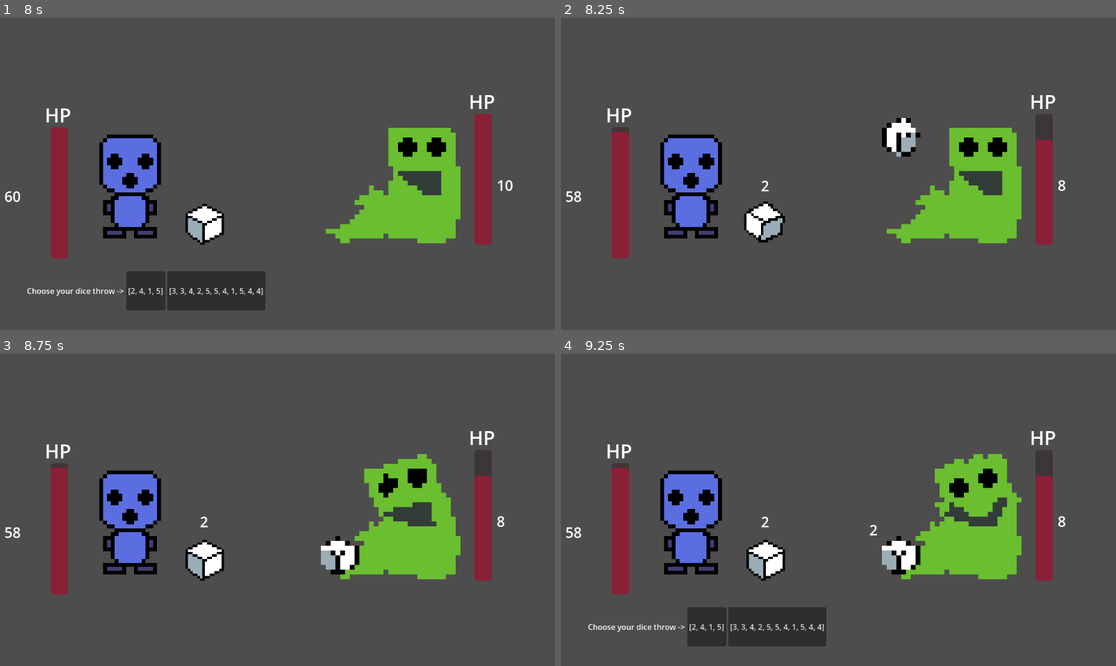
Above: before the commit, frames 1-4 (two rows, left to right).
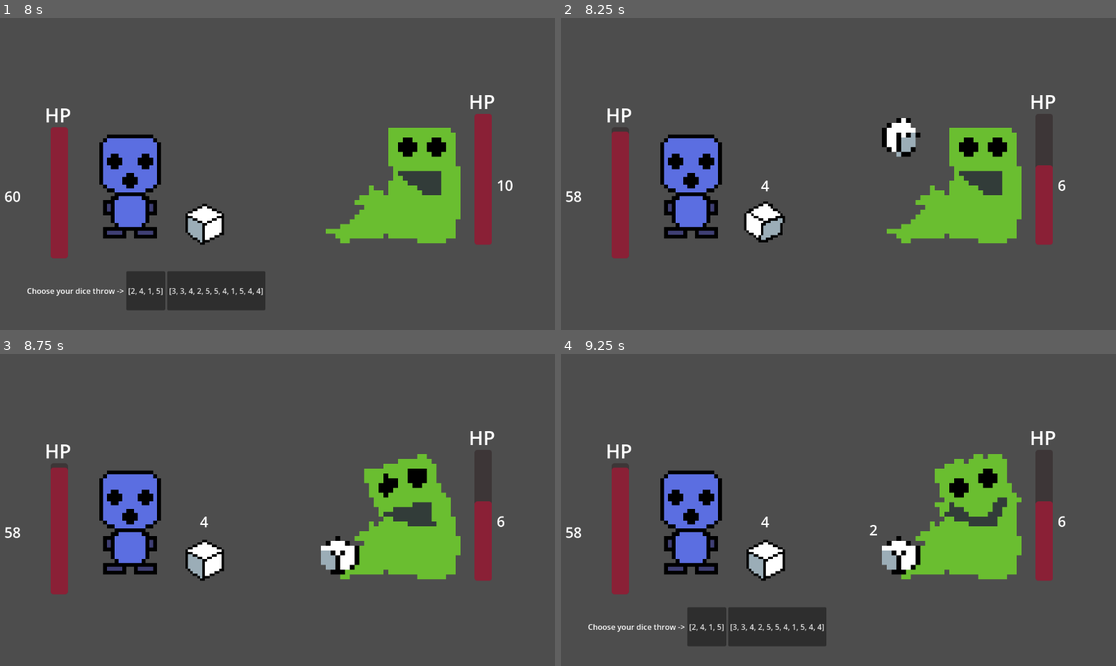
Above: after the commit, the same moments.

Repository: icvara/IMPROGAMEJAM2
Game: Godot game, scene res://Scenes/main_menu.tscn
The game is run twice, just before and just after one commit, with the same random seed, the same clock (stepped at 60 frames per second) and the same inputs.
Inputs:
- Up to frame 1 (8 s): click "Start game" at 0.5 s; click "dice1 : [2, 4, 1, 5]" at 1.25 s; click "0" at 2 s; click "[2, 4, 1, 5]" at 2.75 s; click "[2, 4, 1, 5]" at 4.25 s; tap Enter at 5 s; click "[2, 4, 1, 5]" at 5.75 s; click "[3, 3, 4, 2, 5, 5, 4, 1, 5, 4…" at 6.5 s; click "01" at 7.25 s
- Up to frame 2 (8.25 s): click "[3, 3, 4, 2, 5, 5, 4, 1, 5, 4…" at 8 s
- Up to frame 3 (8.75 s): no input
- Up to frame 4 (9.25 s): no input

Frame 1 is identical in both runs. In frame 2, 0.3% of the frame differs, in the area x 36-91%, y 38-56%; in frame 3, 0.3%; in frame 4, 0.3%.

Commit message:
last push de fin

Diff:
--- a/impro_gamejam_2/Scripts/fight_scene.gd
+++ b/impro_gamejam_2/Scripts/fight_scene.gd
@@ -101,7 +101,7 @@
 
 func DiceButtonPressed (Dicename):
 	var dicesizevalue = Dicename.size()
-	var random_element = randi_range(1,dicesizevalue)
+	var random_element = randi_range(0,dicesizevalue-1)
 	print(Dicename)
 	var rng_effect = Dicename [str(random_element)]
 	$Monster1.HP -= rng_effect
--- a/impro_gamejam_2/Scripts/starting_dice.gd
+++ b/impro_gamejam_2/Scripts/starting_dice.gd
@@ -3,28 +3,28 @@
 
 func _ready():
 	Save.dice1 ={
+	"0":randi_range(1, 4),
 	"1":randi_range(1, 4),
 	"2":randi_range(1, 4),
-	"3":randi_range(1, 4),
-	"4":randi_range(4, 10),
+	"3":randi_range(4, 10),
 }
 	Save.dice2 ={
-	"1":randi_range(1, 1),
-	"2":randi_range(2, 2),
-	"3":randi_range(3, 3),
-	"4":randi_range(4, 4),
-	"5":randi_range(5, 5),
-	"6":randi_range(6, 6),
+	"0":randi_range(1, 1),
+	"1":randi_range(2, 2),
+	"2":randi_range(3, 3),
+	"3":randi_range(4, 4),
+	"4":randi_range(5, 5),
+	"5":randi_range(6, 6),
 }
 	Save.dice3 ={
+	"0":randi_range(1, 2),
 	"1":randi_range(1, 2),
-	"2":randi_range(1, 2),
+	"2":randi_range(1, 4),
 	"3":randi_range(1, 4),
-	"4":randi_range(1, 4),
+	"4":randi_range(2, 6),
 	"5":randi_range(2, 6),
-	"6":randi_range(2, 6),
+	"6":randi_range(3, 8),
 	"7":randi_range(3, 8),
-	"8":randi_range(3, 8),
 }
 	$BoxContainer/Dice1.text = "dice1 :
 		"+str(Save.dice1.values())
